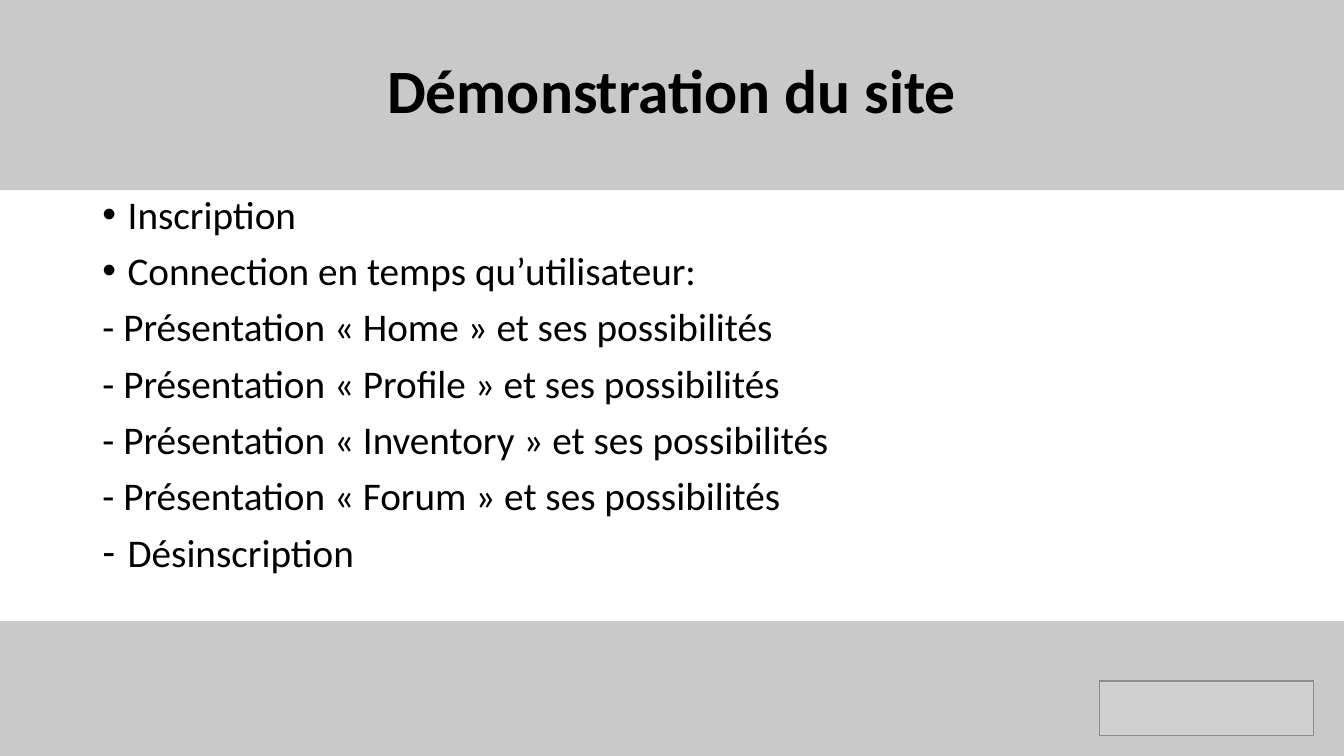
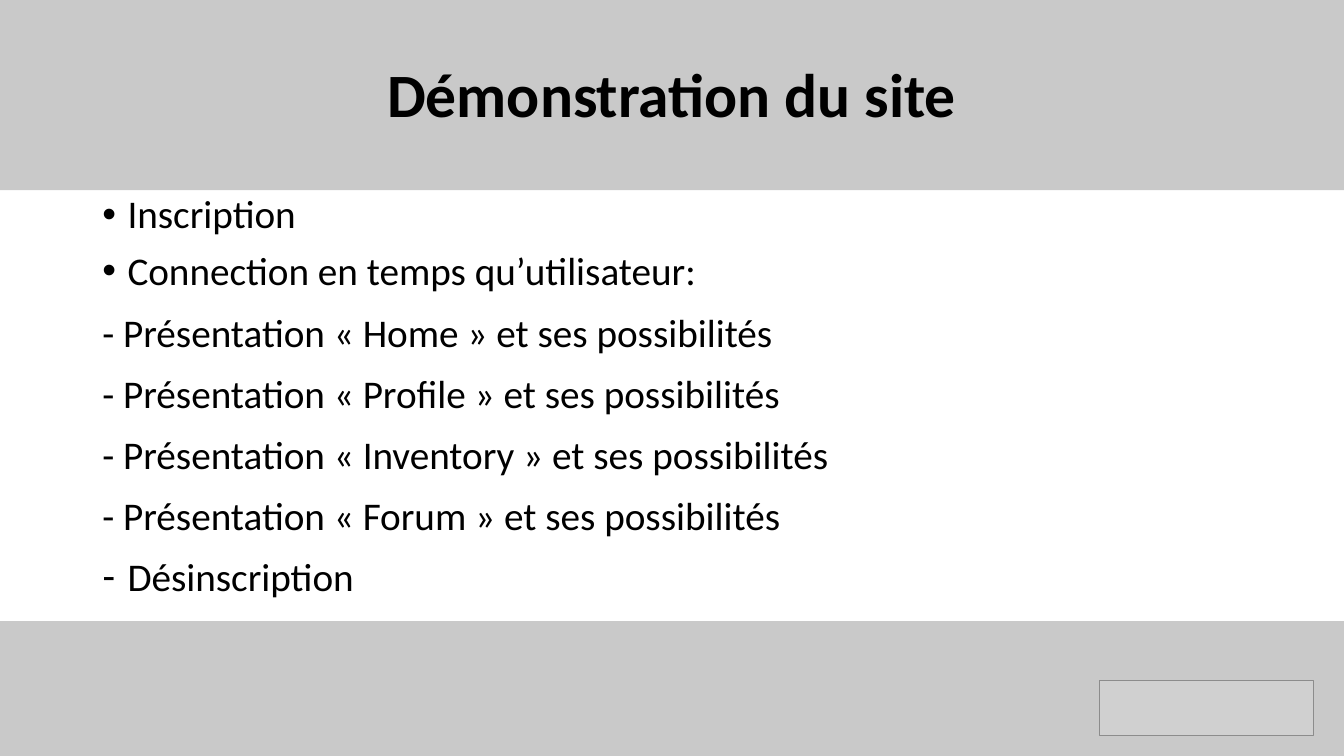
Before and after one commit to benjaminrodriguez/MemoCards, a slide deck: slide 8 of MemoCards_Ite1.pptx (slide 5 before the commit). Drawn at 1344x756 pixels with LibreOffice and Linux fonts; fonts in the diff are those of the drawing; grey boxes stand for pictures. Boxes give left, top, right and bottom in pixels: in the first picture for what was removed or moved away, otherwise in the second. Text is boxed around its words. In the diff, an @@ line names an element or a change of style, - is before the commit and + after.

```diff
--- a/MemoCards_Ite1.pptx
+++ b/MemoCards_Ite1.pptx
@@ text "Démonstration du site" at [387,73,956,118]: line spacing 0.9 to 1 @@
@@ text "Inscription" at [123,201,828,598]: line spacing 0.9 to 1 @@
```
Also in this commit, not shown: 5 other slides changed, 3 slides added, 3 other files.
